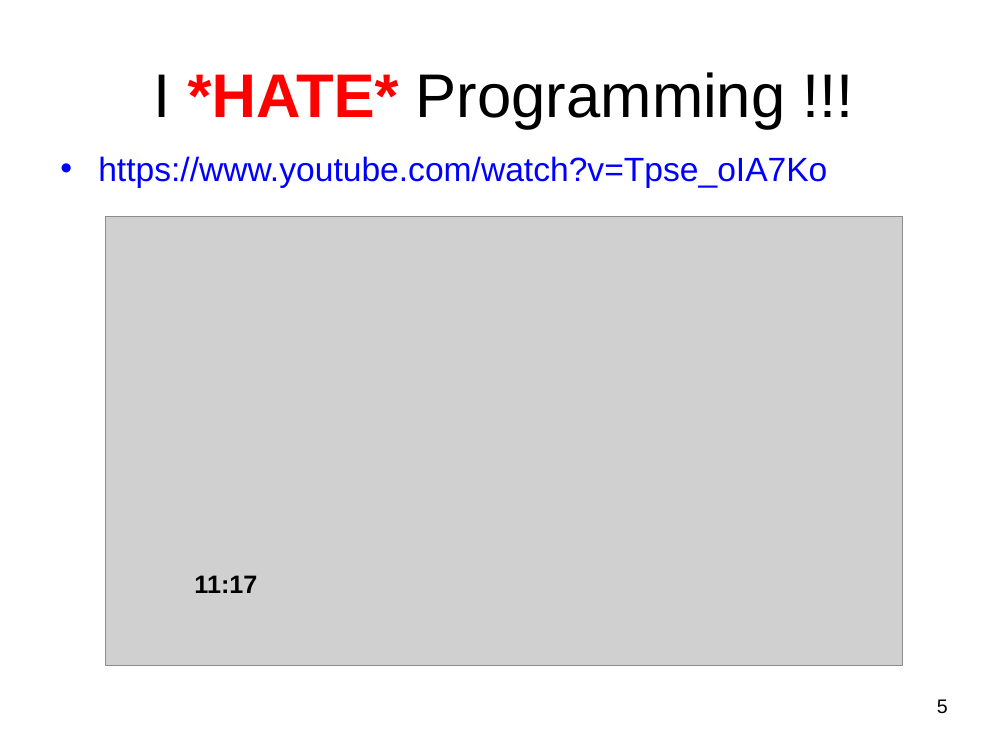
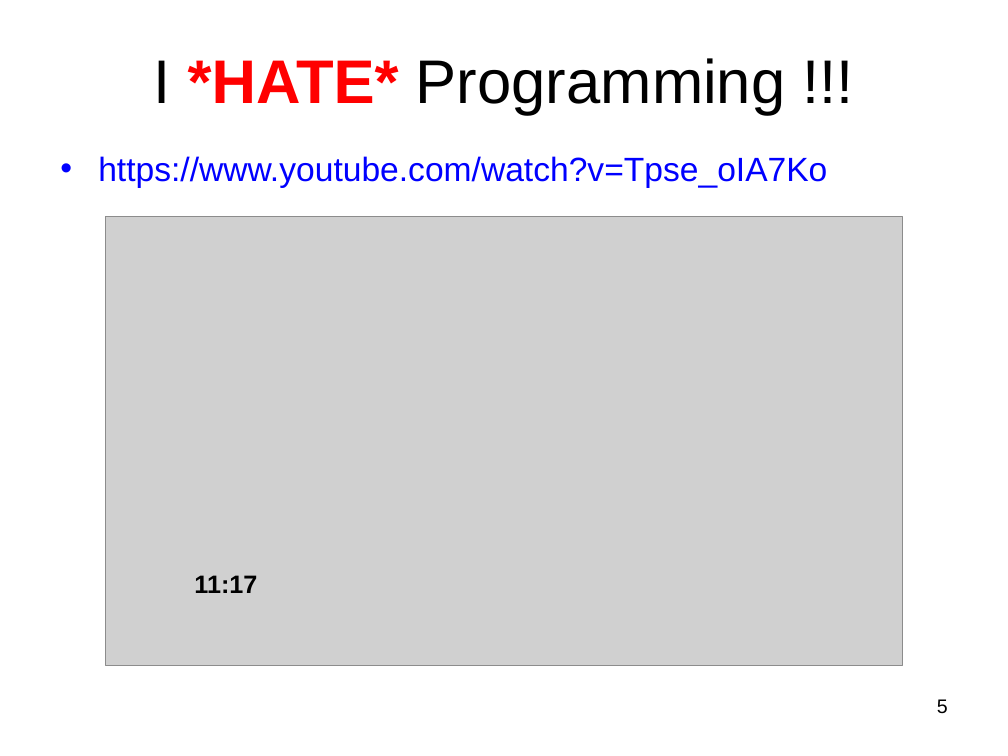
Before and after one commit to MooseValley/COIT20256-Data-Structures-and-Algorithms-2021-T1-, a slide deck: slide 5 of Week 01 - Mike O Intro slides - v1.4 - link to my YouTube video for the story.ppt. Drawn at 1008x756 pixels with LibreOffice and Linux fonts; fonts in the diff are those of the drawing; grey boxes stand for pictures. Boxes give left, top, right and bottom in pixels: in the first picture for what was removed or moved away, otherwise in the second. Text is boxed around its words. In the diff, an @@ line names an element or a change of style, - is before the commit and + after.

Commit message:
Add
Add my intro slides and my Job Stats for Java, etc

```diff
--- a/Week 01 - Mike O Intro slides - v1.4 - link to my YouTube video for the story.ppt
+++ b/Week 01 - Mike O Intro slides - v1.4 - link to my YouTube video for the story.ppt
@@ title "I *HATE* Programming !!!": place and size @@
-title "I *HATE* Programming !!!" at [153,72,786,129]
+title "I *HATE* Programming !!!" at [153,58,786,115]
```
